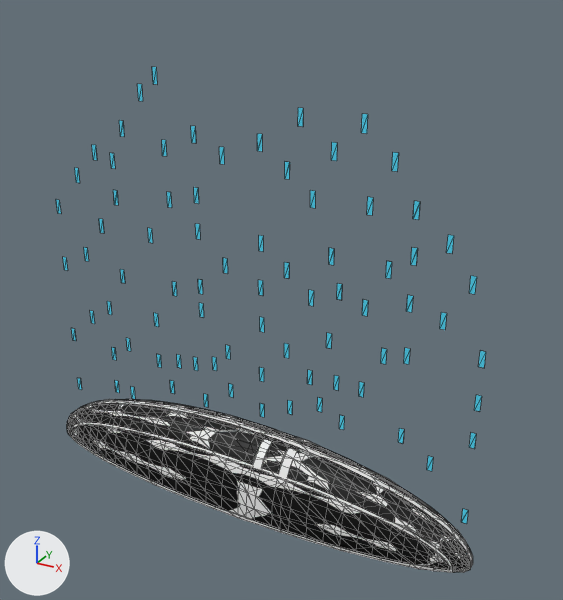
Renders of the Blender file models/editor/p1/fizzler/fizzler.blend from each side of a commit.
Both versions are drawn from a 50 mm lens placed at (94.8, -152.8, 72.5), pointed at (8.4, 4.2, -6.0). Every picture has the same lights, and +X, +Y and +Z are marked at lower left. Mesh edges are drawn as thin lines.

In view in the first picture: 'effect_portal', 'emitter', 'selection'.
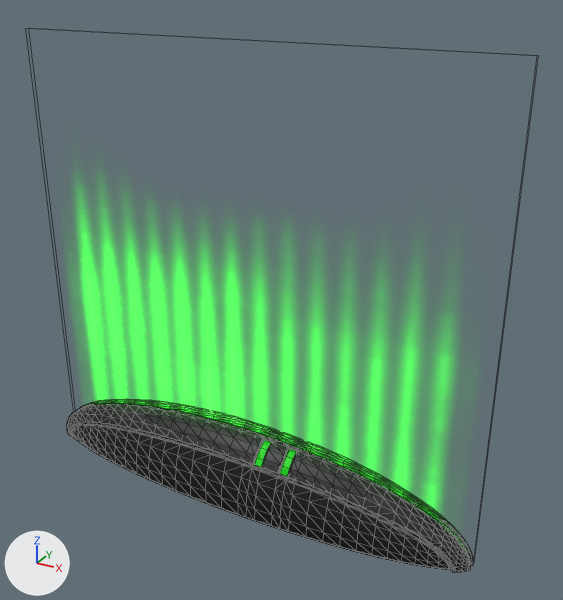
What differs and where, as boxes [x1, y1, x2, y2] in the pictures (563 x 600 px):
```json
{"object": "selection", "change": "hidden", "before": [67, 399, 473, 572]}
{"object": "effect_portal", "change": "hidden", "before": [56, 67, 486, 524], "on screen": "cyan"}
{"object": "emitter_flux_field", "change": "added", "after": [228, 423, 468, 554], "on screen": "green"}
{"object": "effect_flux_field", "change": "added", "after": [208, 389, 237, 426]}
```

Scene script edits in JSON lines:
```json
{"op": "add", "block": "img_rex_flux_field_tga", "code": ["img_rex_flux_field_tga = load_image('rex_flux_field.tga', '../../clean/fizzlers/rex_flux_field.tga', 128, 128, 'sRGB')"]}
{"op": "add", "block": "mat_rex_flux_field", "code": ["mat_rex_flux_field = bpy.data.materials.new('rex_flux_field')", "# uses the picture img_rex_flux_field_tga"]}
{"op": "add", "block": "me_plane", "code": ["me_plane = bpy.data.meshes.new('Plane')", "me_plane.from_pydata(...)  # 8 vertices, 2 faces; spans x -64.0..64.0, y 0.5..1.5, z -64.0..56.0", "me_plane.materials.append(mat_rex_flux_field)"]}
{"op": "add", "block": "me_portal_cleanser_1_reference_012", "code": ["me_portal_cleanser_1_reference_012 = bpy.data.meshes.new('portal_cleanser_1_reference.012')", "me_portal_cleanser_1_reference_012.from_pydata(...)  # 124 vertices, 57 faces; spans x -65.1..62.9, y -7.1..7.1, z -64.0..-44.6", "me_portal_cleanser_1_reference_012.materials.append(mat_fizzler)  # picture img_fizzler_tga"]}
{"op": "add", "block": "ob_selection", "code": "ob_selection.hide_set(True)"}
{"op": "add", "block": "ob_effect_portal", "code": "ob_effect_portal.hide_set(True)  # its collection is switched off"}
{"op": "add", "block": "ob_effect_flux_field", "code": ["ob_effect_flux_field = bpy.data.objects.new('effect_flux_field', me_plane)", "ob_effect_flux_field.location = (0.0, 0.0, 0.0)"]}
{"op": "add", "block": "ob_emitter_flux_field", "code": ["ob_emitter_flux_field = bpy.data.objects.new('emitter_flux_field', me_portal_cleanser_1_reference_012)", "ob_emitter_flux_field.location = (0.0, 0.0, 0.0)"]}
```
